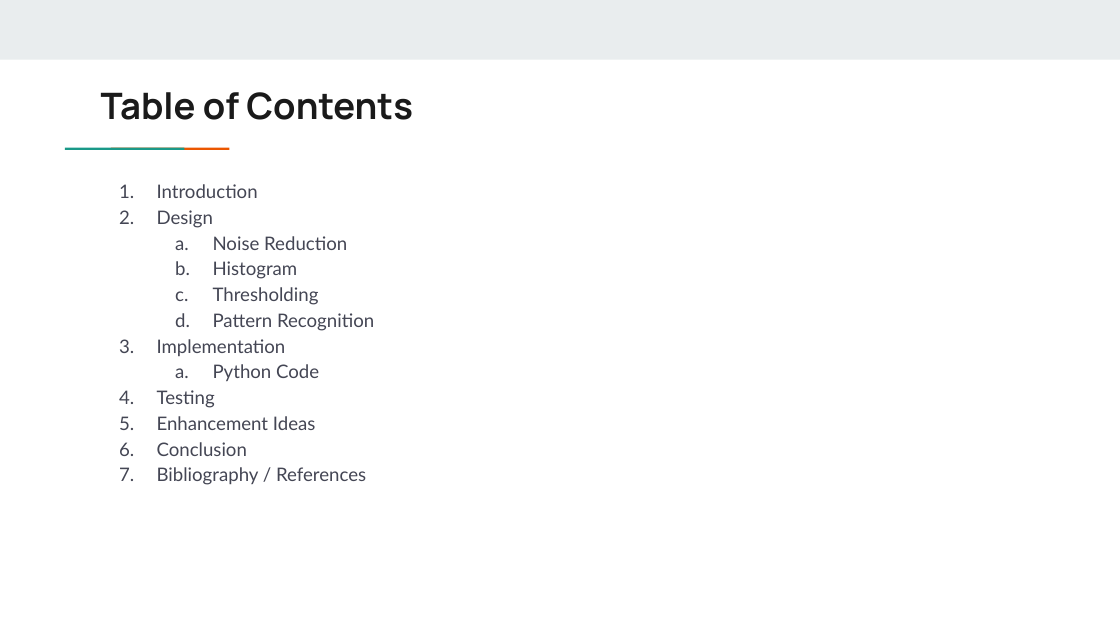
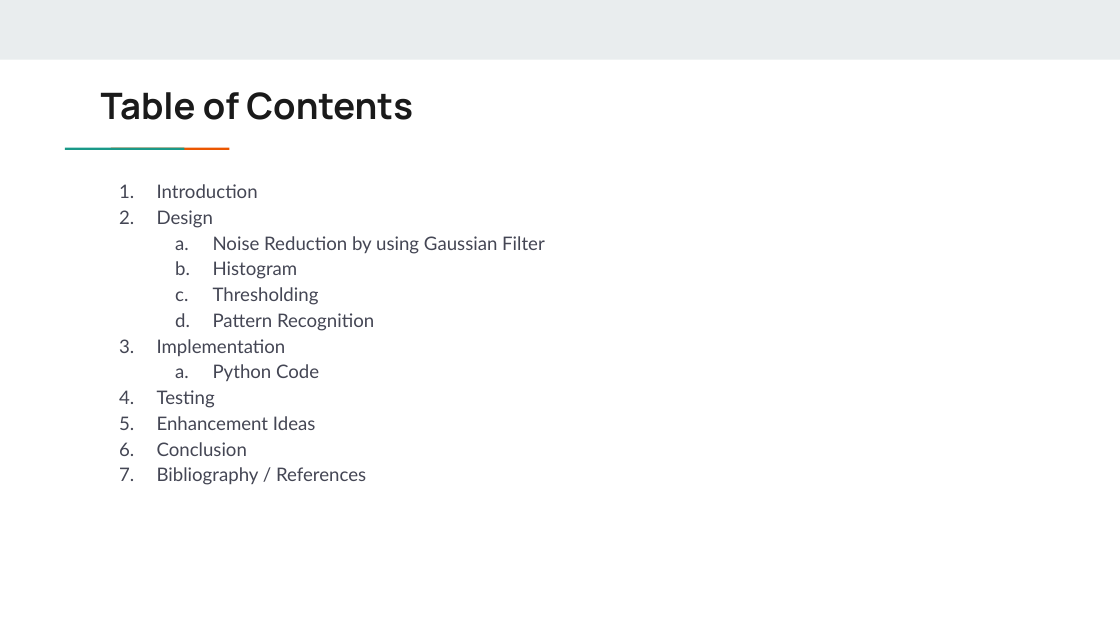
Before and after one commit to dawit-kiros/pattern-recognition-opencv, a slide deck: slide 2 of Artificial Intelligence/Pattern Recognition with OpenCV/Pattern Recognition Process.pptx. Drawn at 1120x630 pixels with LibreOffice and Linux fonts; fonts in the diff are those of the drawing. Boxes give left, top, right and bottom in pixels: in the first picture for what was removed or moved away, otherwise in the second. Text is boxed around its words. In the diff, an @@ line names an element or a change of style, - is before the commit and + after.

```diff
--- a/Artificial Intelligence/Pattern Recognition with OpenCV/Pattern Recognition Process.pptx
+++ b/Artificial Intelligence/Pattern Recognition with OpenCV/Pattern Recognition Process.pptx
@@ text at (213, 236, 545, 254): text changed @@
-  a. Noise Reduction
+  a. Noise Reduction by using Gaussian Filter
```
Also in this commit, not shown: 2 other slides changed.
